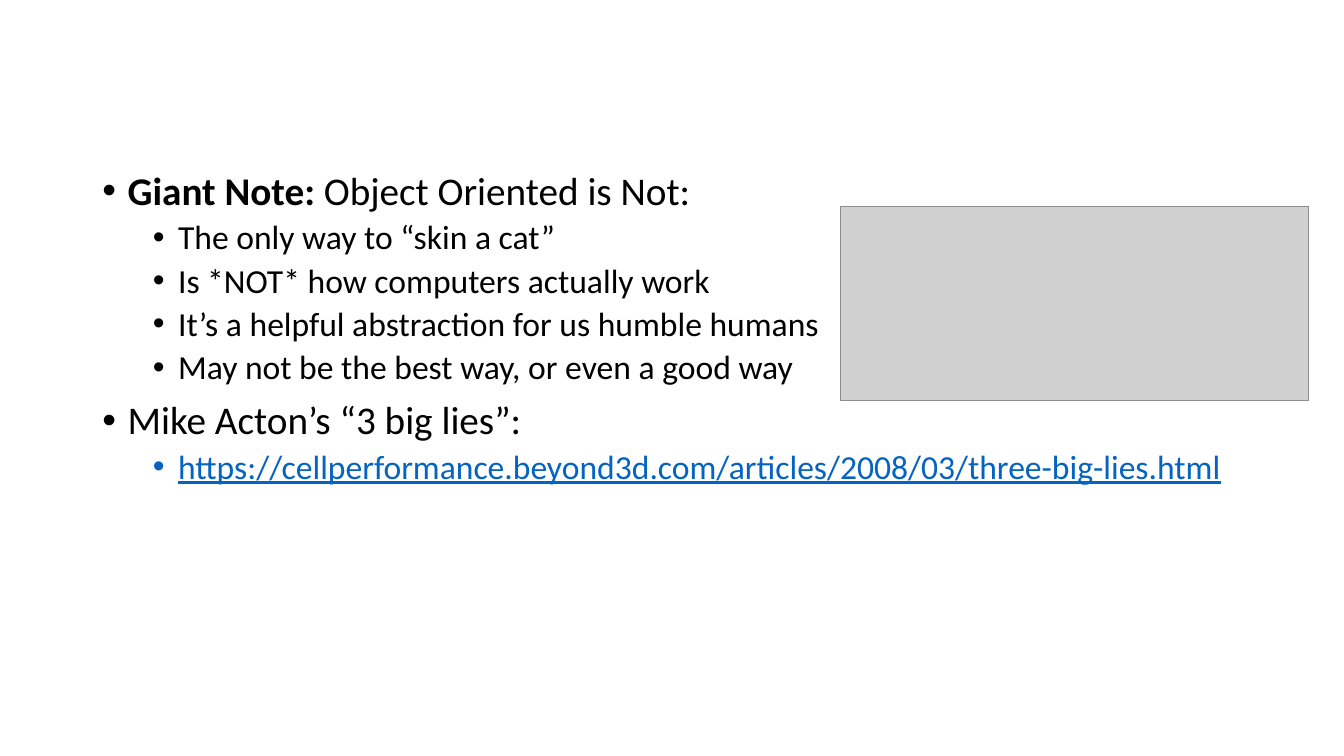
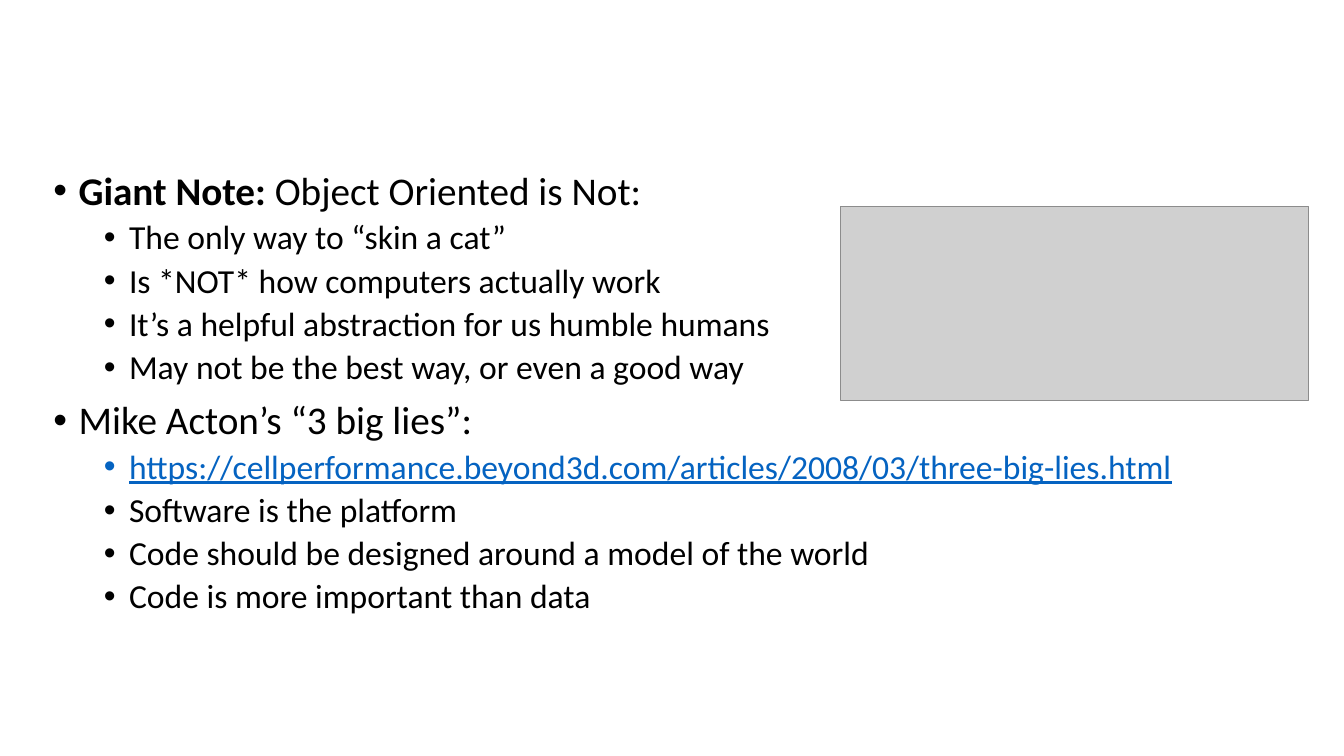
Before and after one commit to FeeneyCodes/INFO3135Fall2025, a slide deck: slide 20 of Week 1 (Sept. 8)/{1} INFO 3135 Week 1 Intro.pptx (slide 18 before the commit). Drawn at 1344x756 pixels with LibreOffice and Linux fonts; fonts in the diff are those of the drawing; grey boxes stand for pictures; background and template pictures are left out. Boxes give left, top, right and bottom in pixels: in the first picture for what was removed or moved away, otherwise in the second. Text is boxed around its words. In the diff, an @@ line names an element or a change of style, - is before the commit and + after.

```diff
--- a/Week 1 (Sept. 8)/{1} INFO 3135 Week 1 Intro.pptx
+++ b/Week 1 (Sept. 8)/{1} INFO 3135 Week 1 Intro.pptx
@@ text "Giant Note: Object Oriented is ...": place and size @@
-text "Giant Note: Object Oriented is ..." at [128,177,1220,485]
+text "Giant Note: Object Oriented is ..." at [79,177,1171,614]
@@ text at [129,498,868,614]: paragraphs added @@
+  • Software is the platform
+  • Code should be designed around a model of the world
+  • Code is more important than data
```
Also in this commit, not shown: 1 other slide changed, 2 slides added.
